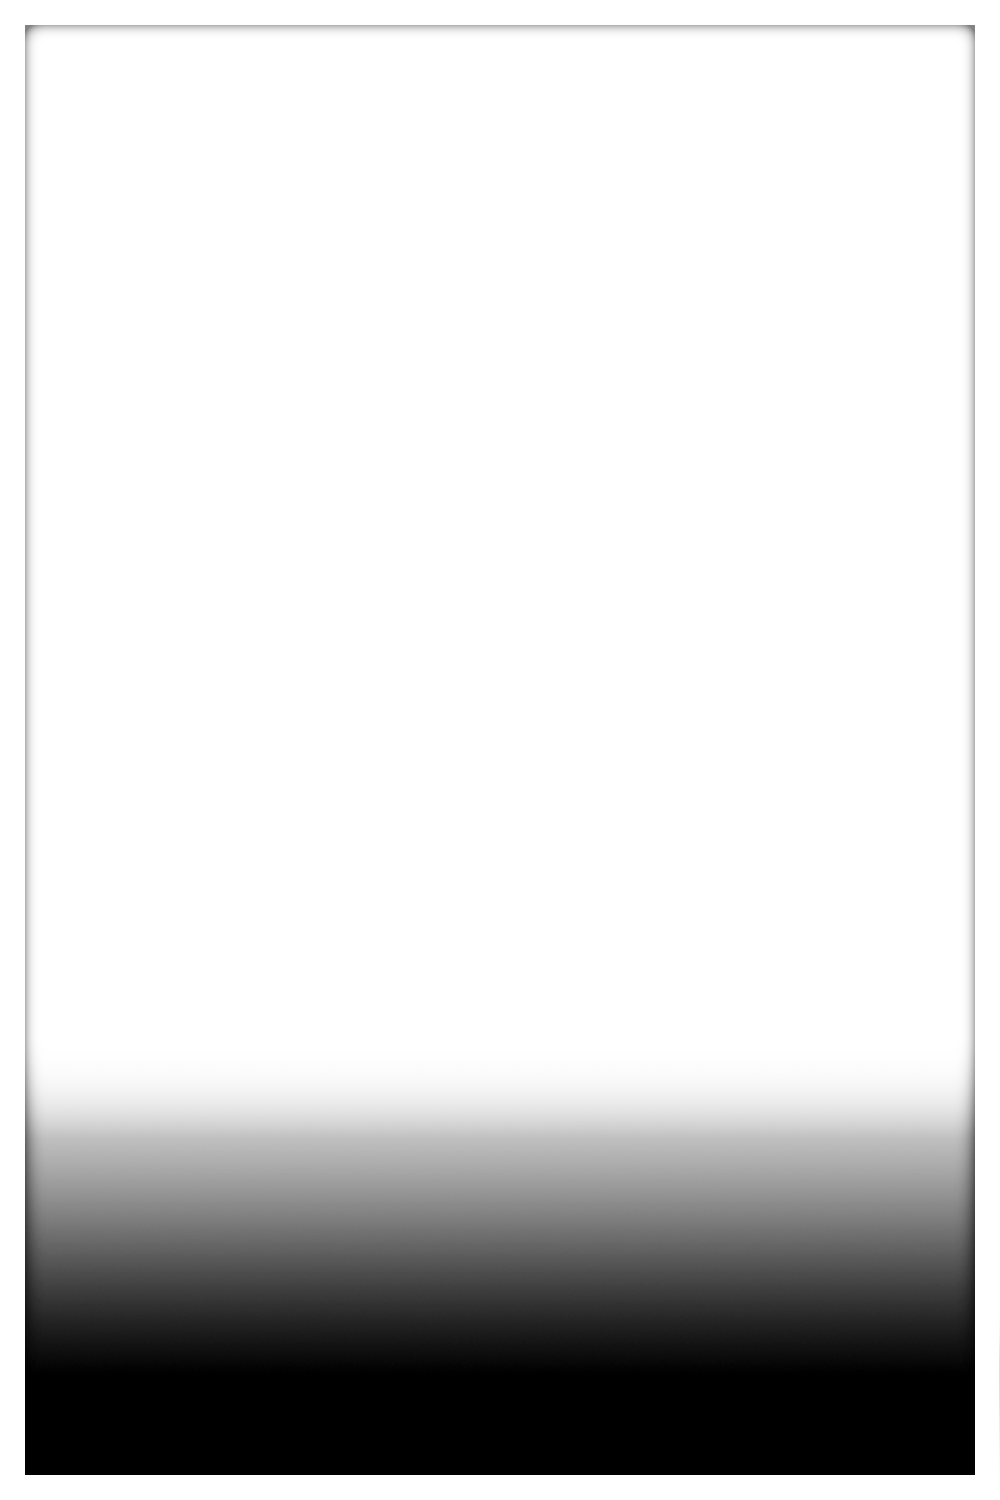
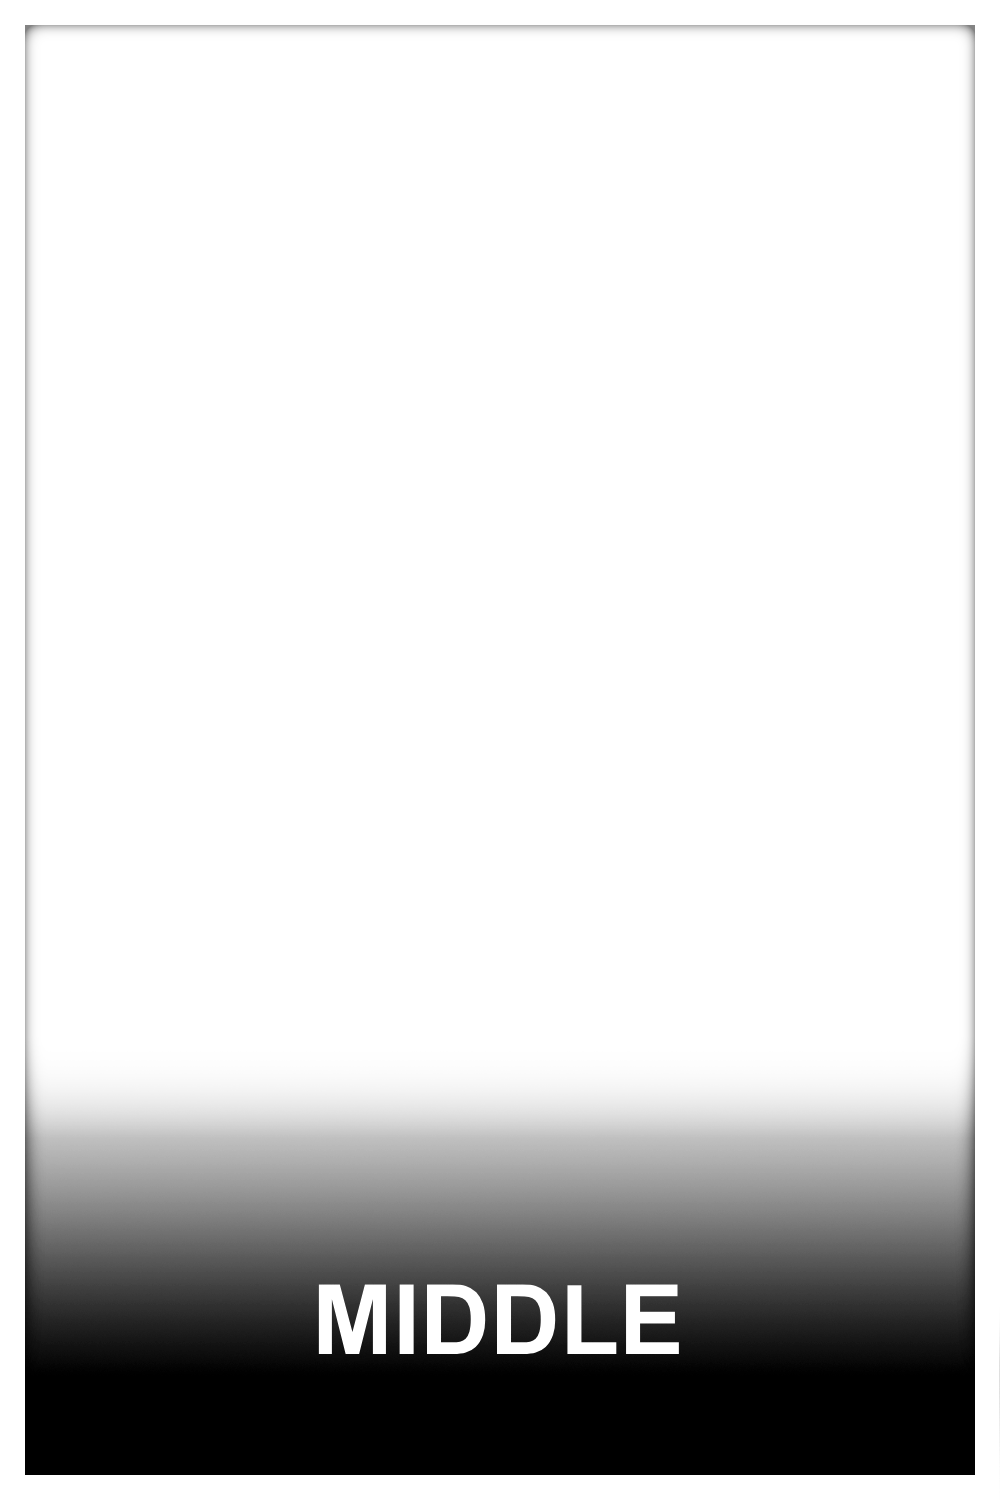
Before/after of a (1000, 1500) layered artwork. What changed in the layer stack:
showed "MIDDLE BOTTOM (default)" over [318, 1284, 679, 1354]